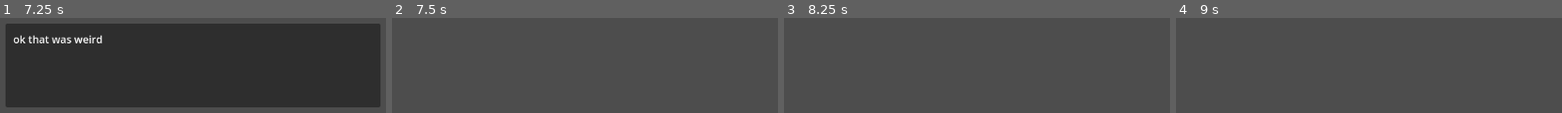
Above: before the commit, frames 1-4 (left to right).
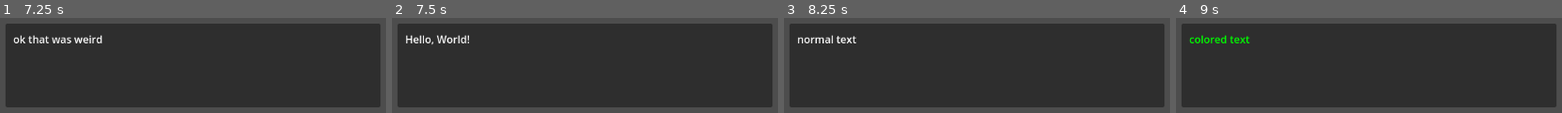
Above: after the commit, the same moments.

Repository: veradesrt/Sreamjam2025
Game: Godot game, scene res://scenes/dialogue/dialogue_test_scene.tscn
The game is run twice, just before and just after one commit, with the same random seed, the same clock (stepped at 60 frames per second) and the same inputs. This scene is started directly instead of the project's main scene.
Inputs (mouse positions are in pixels of both pictures, inside the frame that each line leads up to):
- Up to frame 1 (7.25 s): tap Enter (enter) at 0.5, 0.6, 1.35, 2, 2.1, 2.85, 3.6, 4.25, 4.35, 5.1, 5.85, 6.6 s; move the mouse to (outside the picture) at 0.52 s; hold D (right) 0.53-1.28 s; tap Space at 1.25, 2.75, 5 s; move the mouse to (outside the picture) at 1.27 s; hold S (backward) 1.28-2.03 s; move the mouse to (outside the picture) at 2.02 s; hold D (right) 2.03-2.78 s; move the mouse to (154, 26) at 2.77 s; hold W (forward) 2.78-3.53 s; move the mouse to (outside the picture) at 3.52 s; hold A (left) 3.53-5.03 s; move the mouse to (outside the picture) at 4.27 s; move the mouse to (outside the picture) at 5.02 s; hold S (backward) 5.03-5.78 s; move the mouse to (outside the picture) at 5.77 s; hold D (right) 5.78-6.53 s; move the mouse to (outside the picture) at 6.52 s; hold W (forward) from 6.53 s (still down)
- Up to frame 2 (7.5 s): move the mouse to (outside the picture) at 7.27 s; release W (forward) at 7.28 s; hold D (right) from 7.28 s (still down); tap Enter (enter) at 7.35 s
- Up to frame 3 (8.25 s): move the mouse to (outside the picture) at 8.02 s; release D (right) at 8.03 s; hold S (backward) from 8.03 s (still down); tap Enter (enter) at 8.1 s
- Up to frame 4 (9 s): move the mouse to (1330, 26) at 8.77 s; release S (backward) at 8.78 s; hold A (left) from 8.78 s (still down); tap Enter (enter) at 8.85 s

Frame 1 is identical in both runs. In frame 2, 85% of the frame differs, in the area x 1-99%, y 5-95%; in frame 3, 85%; in frame 4, 86%.

Commit message:
added queue to dialogues

Diff:
--- a/scenes/dialogue/dialogue_test_scene.gd
+++ b/scenes/dialogue/dialogue_test_scene.gd
@@ -4,4 +4,5 @@
 
 func _ready() -> void:
 	DialogueGlobalEmitter.start_dialogue.emit(dialogue)
+	DialogueGlobalEmitter.start_dialogue.emit(dialogue)
 	pass
--- a/scripts/dialogue/dialogue/DialogueGlobalEmitter.gd
+++ b/scripts/dialogue/dialogue/DialogueGlobalEmitter.gd
@@ -2,6 +2,7 @@
 
 signal start_dialogue(dialogue : Dialogue, )
 signal force_end_dialogue
+signal force_end_conversation
 signal already_running
 
 signal has_started
--- a/scripts/dialogue/dialogue/DialogueNode.gd
+++ b/scripts/dialogue/dialogue/DialogueNode.gd
@@ -4,12 +4,16 @@
 const DIALOGUE_BASIC_SCENE : PackedScene = preload("uid://gt614lqfnysu")
 
 #current_dialogue_process
+
+var dp_queue : Array[DialogueProcess]
+
 var cdp : DialogueProcess
 
 
 func _enter_tree() -> void:
 	DialogueGlobalEmitter.start_dialogue.connect(start_dialogue)
-	DialogueGlobalEmitter.force_end_dialogue.connect(end_dialogue)
+	DialogueGlobalEmitter.force_end_conversation.connect(end_dialogue)
+	#DialogueGlobalEmitter.force_end_dialogue
 	mouse_filter = MouseFilter.MOUSE_FILTER_IGNORE
 	anchors_preset = Control.PRESET_FULL_RECT
 
@@ -30,35 +34,50 @@
 			next_letter()
 
 func start_dialogue(dialogue : Dialogue) -> void:
-	if(cdp != null):
-		DialogueGlobalEmitter.already_running.emit()
-		printerr("already running a dialogue")
-		return
 
-	cdp = DialogueProcess.new()
-	cdp.dialogue = dialogue
+	if(dp_queue.is_empty()):
+		dp_queue.append(create_dialogue_process(dialogue))
+		next_dialogue()
+	else:
+		dp_queue.append(create_dialogue_process(dialogue))
 
-	match(dialogue.mode):
-		Dialogue.Mode.BASIC:
-			cdp.dialogue_box = DIALOGUE_BASIC_SCENE.instantiate() as BasicBoxUI
-		_:
-			printerr("not let the default one triggers lol")
 
-	add_ui(cdp.dialogue_box)
-	cdp.dialogue_length = cdp.dialogue.dialogue.size()-1
-
-	var ntt : Timer = Timer.new()
-	add_child(ntt)
-	cdp.next_text_timer = ntt
-
-	DialogueGlobalEmitter.has_started.emit()
-	next_text()
+		#DialogueGlobalEmitter.already_running.emit()
+		#dp_queue.append(create_dialogue_process(dialogue))
+		#printerr("already running a dialogue, added to queue")
+		#return
 
 func end_dialogue() -> void:
 	remove_ui(cdp.dialogue_box)
 	cdp.next_text_timer.queue_free()
 	cdp = null
 	DialogueGlobalEmitter.has_ended.emit()
+	dp_queue.pop_front()
+
+	if(!dp_queue.is_empty()):
+		next_dialogue()
+
+func force_end_conversation() -> void:
+	pass
+
+func create_dialogue_process(dialogue : Dialogue) -> DialogueProcess:
+	var dp = DialogueProcess.new()
+	dp.dialogue = dialogue
+	dp.dialogue_length = dp.dialogue.dialogue.size()-1
+
+	match(dialogue.mode):
+		Dialogue.Mode.BASIC:
+			dp.dialogue_box = DIALOGUE_BASIC_SCENE.instantiate() as BasicBoxUI
+		_:
+			printerr("not let the default one triggers lol")
+
+	return dp
+
+func next_dialogue() -> void:
+	cdp = dp_queue.front()
+	instantiate_nodes(cdp)
+	DialogueGlobalEmitter.has_started.emit()
+	next_text()
 
 func next_text() -> void:
 
@@ -123,6 +142,12 @@
 	cdp.dialogue_box.set_text(cdp.current_text.content)
 	cdp.all_text_showed = true
 
+func instantiate_nodes(dp : DialogueProcess) -> void:
+	add_ui(dp.dialogue_box)
+	var ntt : Timer = Timer.new()
+	add_child(ntt)
+	cdp.next_text_timer = ntt
+
 func add_ui(box : DialogueBoxUI) -> void:
 	add_child(box)
 
